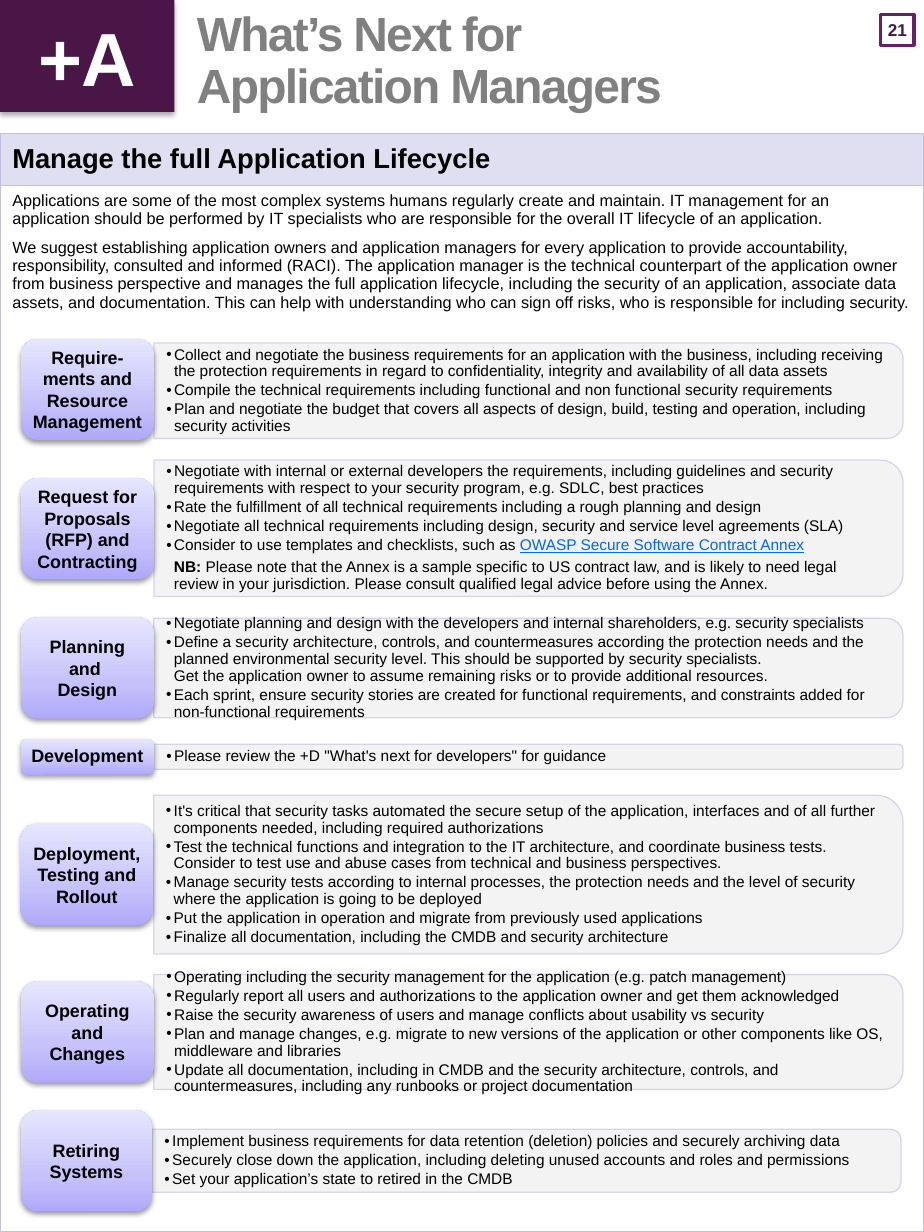
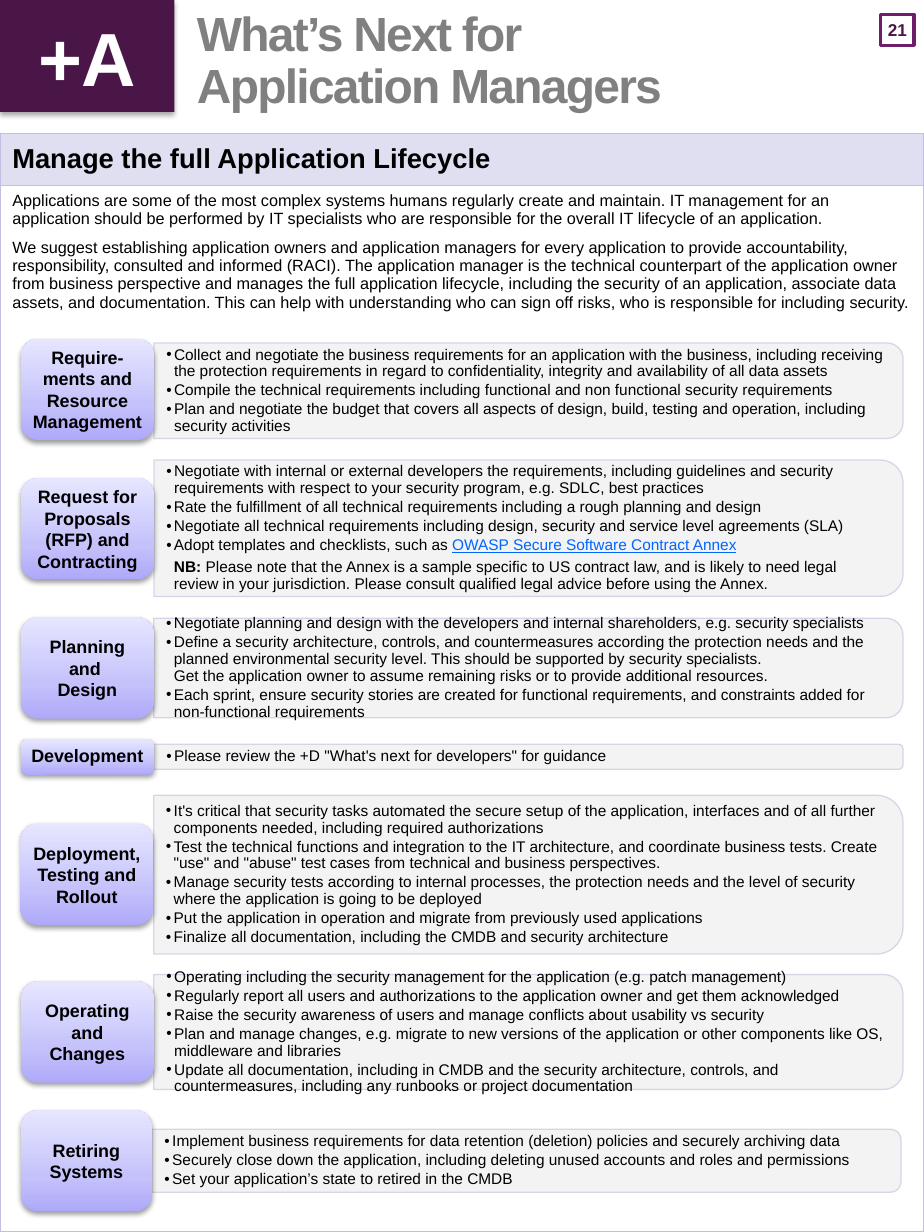
Before and after one commit to OWASP/Top10, a slide deck: slide 22 of 2017/OWASP Top 10 2017 GM (en).pptx. Drawn at 924x1232 pixels with LibreOffice and Linux fonts; fonts in the diff are those of the drawing. Boxes give left, top, right and bottom in pixels: in the first picture for what was removed or moved away, otherwise in the second. Text is boxed around its words. In the diff, an @@ line names an element or a change of style, - is before the commit and + after.

Commit message:
Fix "Consider to use"
Resolve #198

```diff
--- a/2017/OWASP Top 10 2017 GM (en).pptx
+++ b/2017/OWASP Top 10 2017 GM (en).pptx
@@ text at (174, 538, 837, 593): text changed @@
-  • Consider to use templates and checklists, such as OWASP Secure Software Contract Annex
-    NB: Please note that the Annex is a sample specific to US contract law, and is likely to need legal review in your jurisdiction. Please consult qualified legal advice before using the Annex.
+  • Adopt templates and checklists, such as OWASP Secure Software Contract Annex
+    NB: Please note that the Annex is a sample specific to US contract law, and is likely to need legal review in your jurisdiction. Please consult qualified legal advice before using the Annex.
@@ text at (174, 840, 877, 872): text changed @@
-  • Test the technical functions and integration to the IT architecture, and coordinate business tests. Consider to test use and abuse cases from technical and business perspectives.
+  • Test the technical functions and integration to the IT architecture, and coordinate business tests. Create "use" and "abuse" test cases from technical and business perspectives.
```
Also in this commit, not shown: 1 other file.
